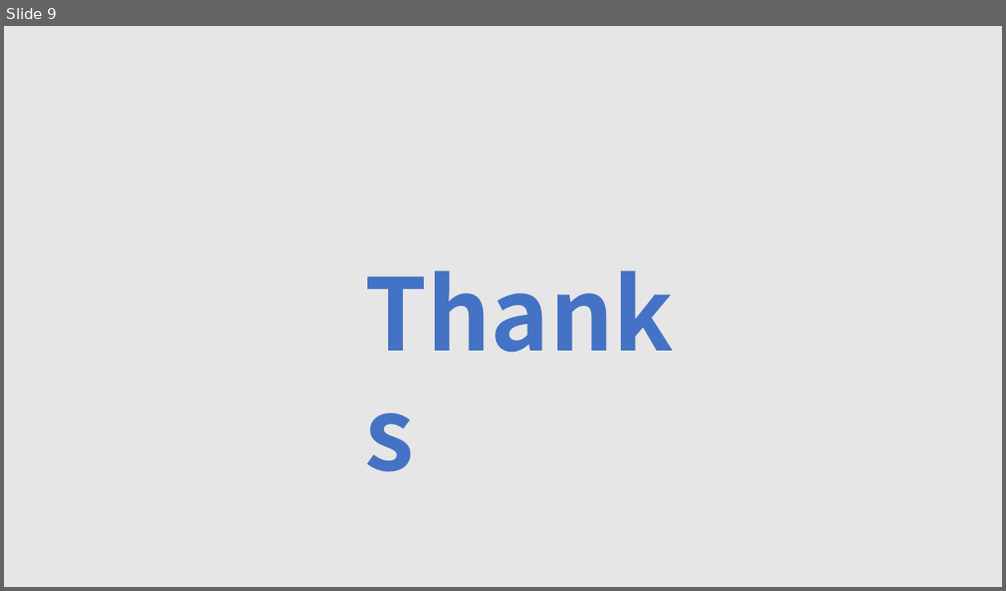
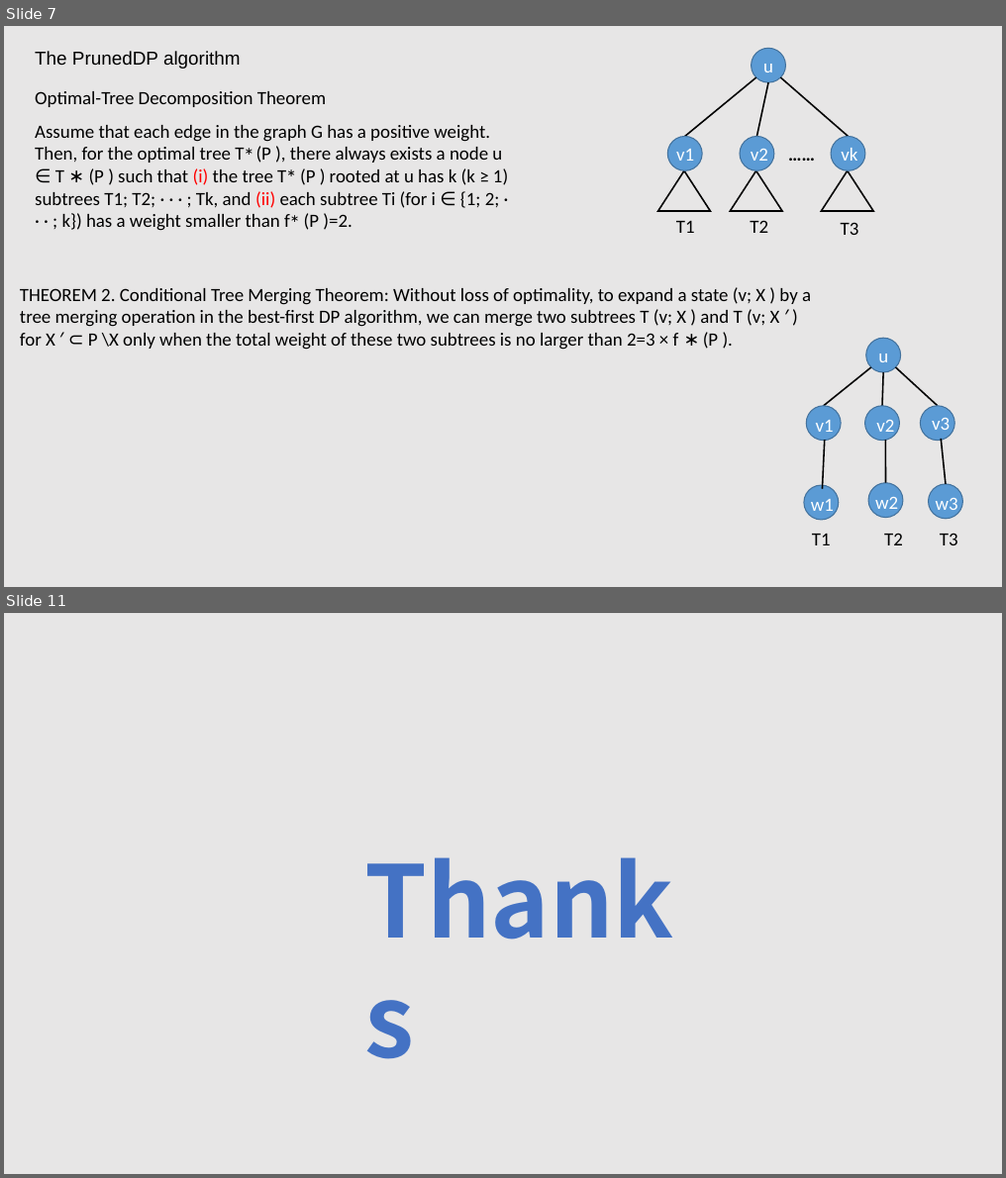
Before and after one commit to tianzhuwei/PPT, a slide deck: Efficient and Progressive GST Search.pptx. Shown one above the other, each under a label of ours: slide 9 before the commit, slides 7 and 11 after it; the slides between them are not shown. The pictures are 1006x591 and 1006x1178 pixels, drawn with LibreOffice and Linux fonts; fonts in the diff are those of the drawing. Boxes give left, top, right and bottom in pixels: in the first picture for what was removed or moved away, otherwise in the second. Text is boxed around its words. In the diff, an @@ line names an element or a change of style, - is before the commit and + after.

```diff
--- a/Efficient and Progressive GST Search.pptx
+++ b/Efficient and Progressive GST Search.pptx
@@ slide 7 added at <box>4,26,1002,587</box>, background #E7E6E6 @@
@@ text added at <box>35,51,241,69</box>, 18 pt, text #000000 @@
+The PrunedDP algorithm
@@ text added at <box>35,91,326,107</box>, 18 pt, text #000000 @@
+Optimal-Tree Decomposition Theorem
@@ text added at <box>35,125,508,231</box>, 18 pt, text #000000 @@
+Assume that each edge in the graph G has a positive weight. Then, for the optimal tree T∗ (P ), there always exists a node u ∈ T ∗ (P ) such that (i) the tree T∗ (P ) rooted at u has k (k ≥ 1) subtrees T1; T2; · · · ; Tk, and (ii) each subtree Ti (for i ∈ {1; 2; · · · ; k}) has a weight smaller than f∗ (P )=2.
@@ group added at <box>658,48,874,235</box>: 7 texts, 4 ellipses, 3 lines, 3 triangles @@
+u
+v1
+T1
+v2
+T2
+vk
+T3
+……
@@ text added at <box>20,287,811,350</box>, 18 pt, text #000000 @@
+THEOREM 2. Conditional Tree Merging Theorem: Without loss of optimality, to expand a state (v; X ) by a tree merging operation in the best-first DP algorithm, we can merge two subtrees T (v; X ) and T (v; X ′ ) for X ′ ⊂ P \X only when the total weight of these two subtrees is no larger than 2=3 × f ∗ (P ).
@@ group added at <box>804,338,963,546</box>: 9 texts, 7 ellipses, 6 lines @@
+u
+v2
+v1
+v3
+w1
+w2
+w3
+T1
+T2
+T3
@@ what was slide 9 is now slide 11 @@
```
Also in this commit, not shown: 4 slides changed, 2 other slides added, 1 slide removed.
